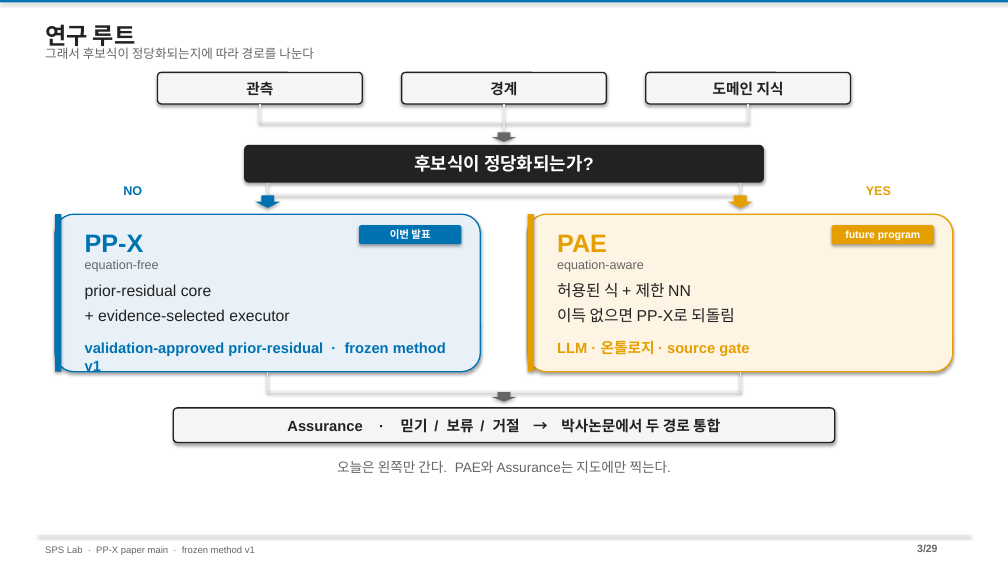
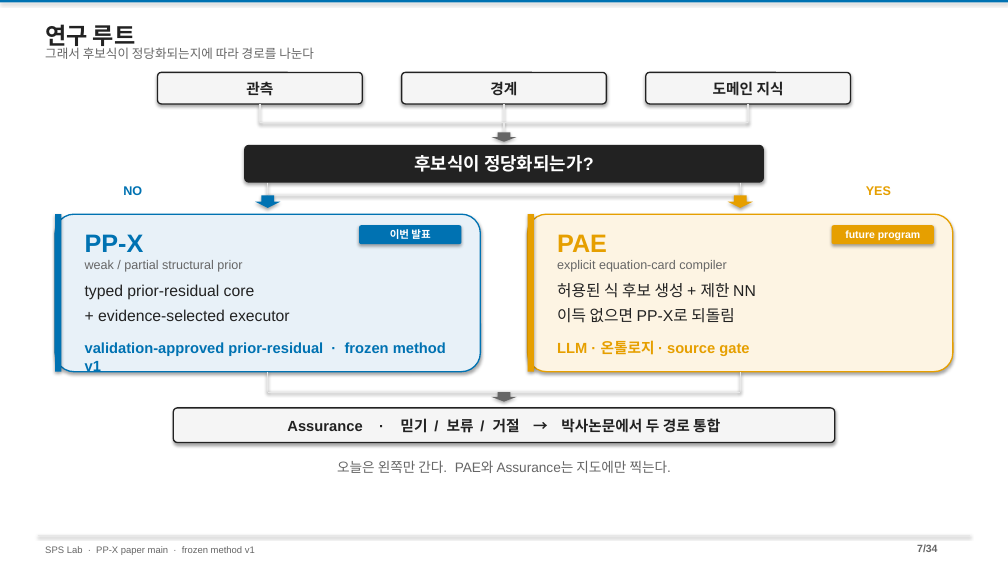
Before and after one commit to amumujs-create/pp_pae_total, a slide deck: slide 7 of output/PP_Research_Detailed_v2.pptx (slide 3 before the commit). Drawn at 1008x567 pixels with LibreOffice and Linux fonts; fonts in the diff are those of the drawing. Boxes give left, top, right and bottom in pixels: in the first picture for what was removed or moved away, otherwise in the second. Text is boxed around its words. In the diff, an @@ line names an element or a change of style, - is before the commit and + after.

```diff
--- a/output/PP_Research_Detailed_v2.pptx
+++ b/output/PP_Research_Detailed_v2.pptx
@@ text at (85, 260, 242, 272): text changed @@
-equation-free
+weak / partial structural prior
@@ text at (557, 260, 727, 272): text changed @@
-equation-aware
+explicit equation-card compiler
@@ text at (85, 284, 255, 300): text changed @@
-prior-residual core
+typed prior-residual core
@@ text at (557, 283, 756, 298): text changed @@
-허용된 식 + 제한 NN
+허용된 식 후보 생성 + 제한 NN
@@ text at (917, 544, 937, 552): text changed @@
-3/29
+7/34
```
Also in this commit, not shown: 27 other slides changed, 5 slides added, 3 other files.
